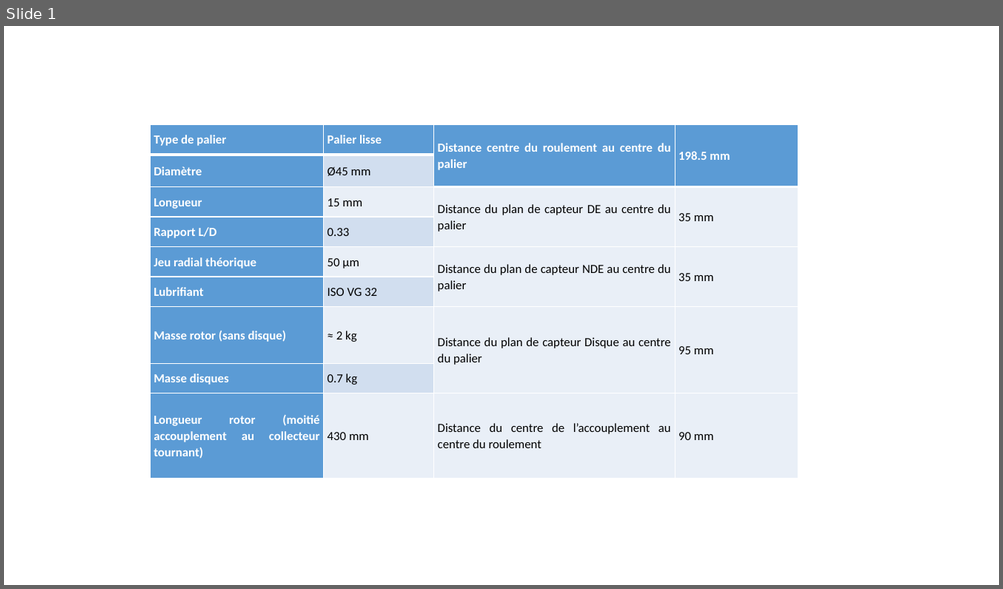
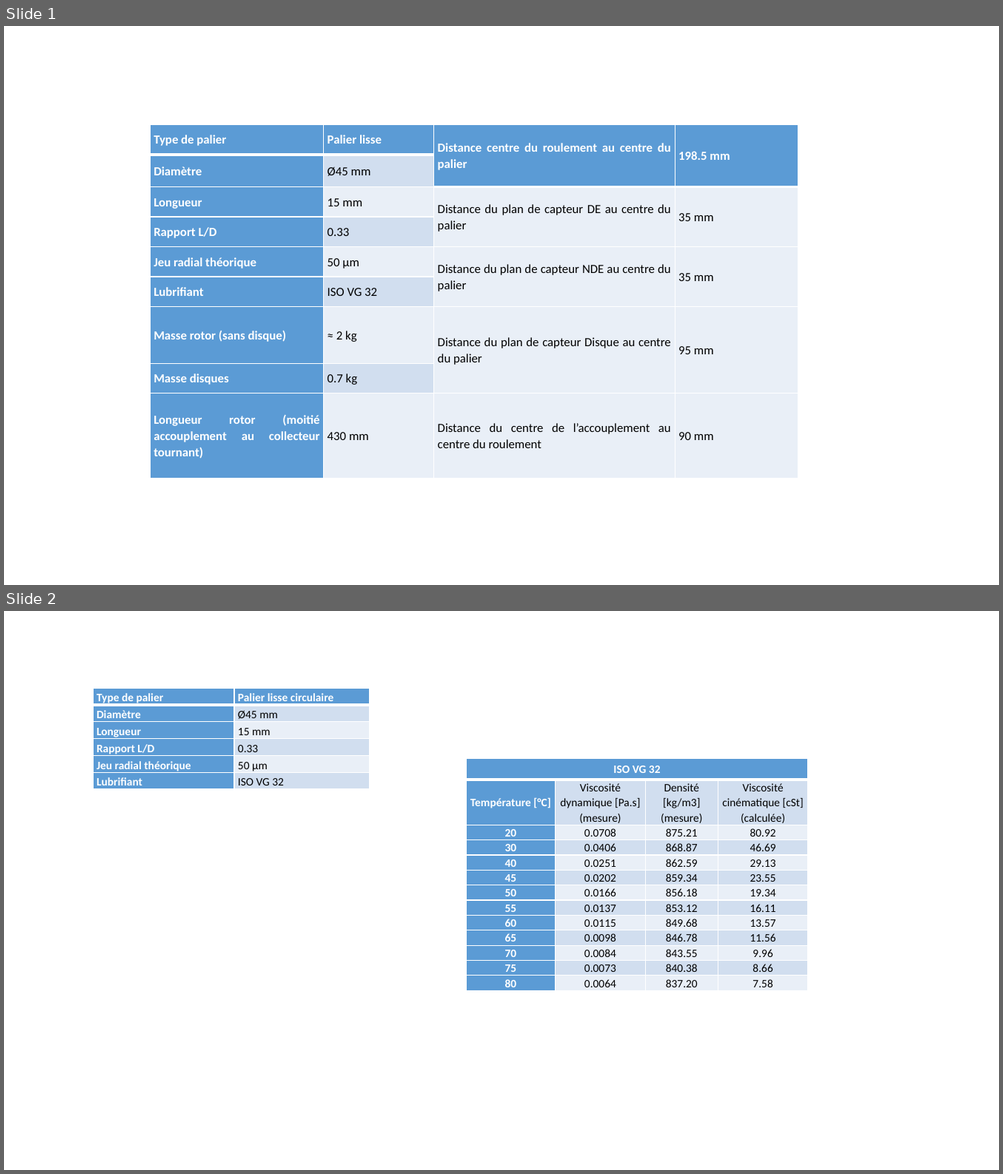
Before and after one commit to SilunZ/TheseME, a slide deck: CH4. Simulation de l'effet Morton/figures/figures.pptx. Shown one above the other, each under a label of ours: slide 1 before the commit, slides 1 and 2 after it. The pictures are 1003x589 and 1003x1174 pixels, drawn with LibreOffice and Linux fonts; fonts in the diff are those of the drawing. Boxes give left, top, right and bottom in pixels: in the first picture for what was removed or moved away, otherwise in the second. Text is boxed around its words. In the diff, an @@ line names an element or a change of style, - is before the commit and + after.

```diff
--- a/CH4. Simulation de l'effet Morton/figures/figures.pptx
+++ b/CH4. Simulation de l'effet Morton/figures/figures.pptx
@@ slide 2 added at (4,611,999,1170), background #FFFFFF @@
@@ table added at (93,688,369,792), 6 rows, 2 columns @@
+Type de palier | Palier lisse circulaire
+Diamètre | Ø45 mm
+Longueur | 15 mm
+Rapport L/D | 0.33
+Jeu radial théorique | 50 µm
+Lubrifiant | ISO VG 32
@@ table added at (466,759,808,991), 13 rows, 4 columns @@
+ISO VG 32 |  |  | 
+Température [°C] | Viscosité dynamique [Pa.s] / (mesure) | Densité [kg/m3] / (mesure) | Viscosité cinématique [cSt] / (calculée)
+20 | 0.0708 | 875.21 | 80.92
+30 | 0.0406 | 868.87 | 46.69
+40 | 0.0251 | 862.59 | 29.13
+45 | 0.0202 | 859.34 | 23.55
+50 | 0.0166 | 856.18 | 19.34
+55 | 0.0137 | 853.12 | 16.11
+60 | 0.0115 | 849.68 | 13.57
+65 | 0.0098 | 846.78 | 11.56
+70 | 0.0084 | 843.55 | 9.96
+75 | 0.0073 | 840.38 | 8.66
+80 | 0.0064 | 837.20 | 7.58
```
Also in this commit, not shown: 1 other file.
